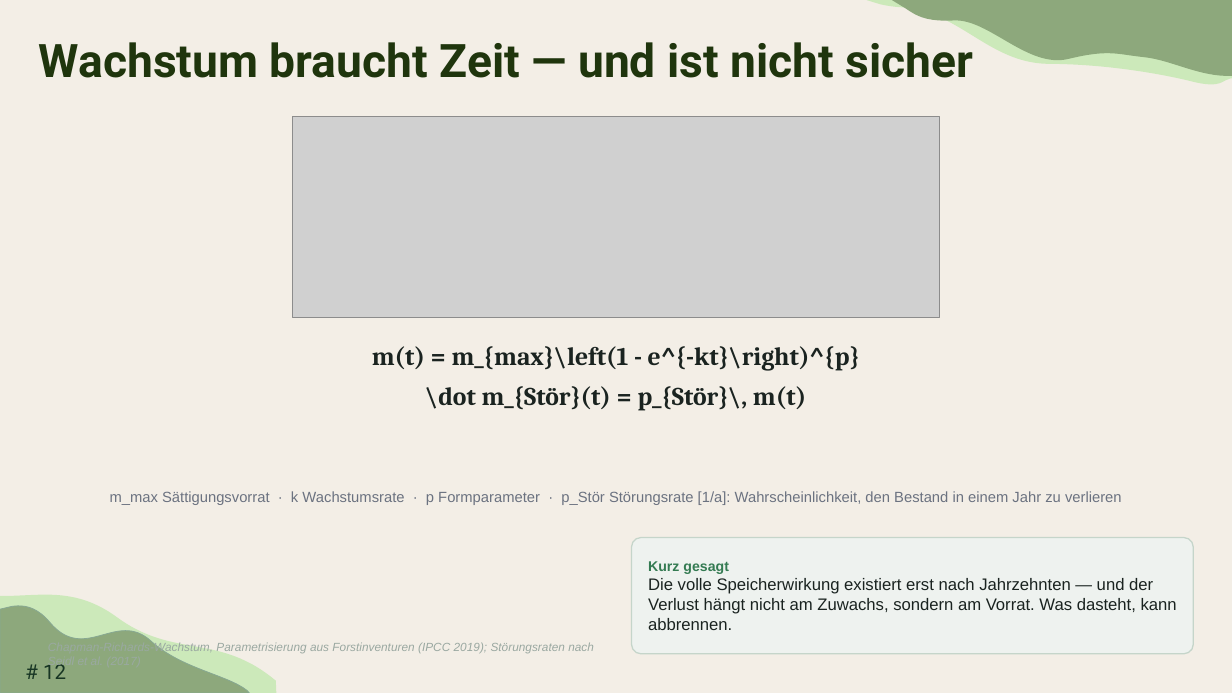
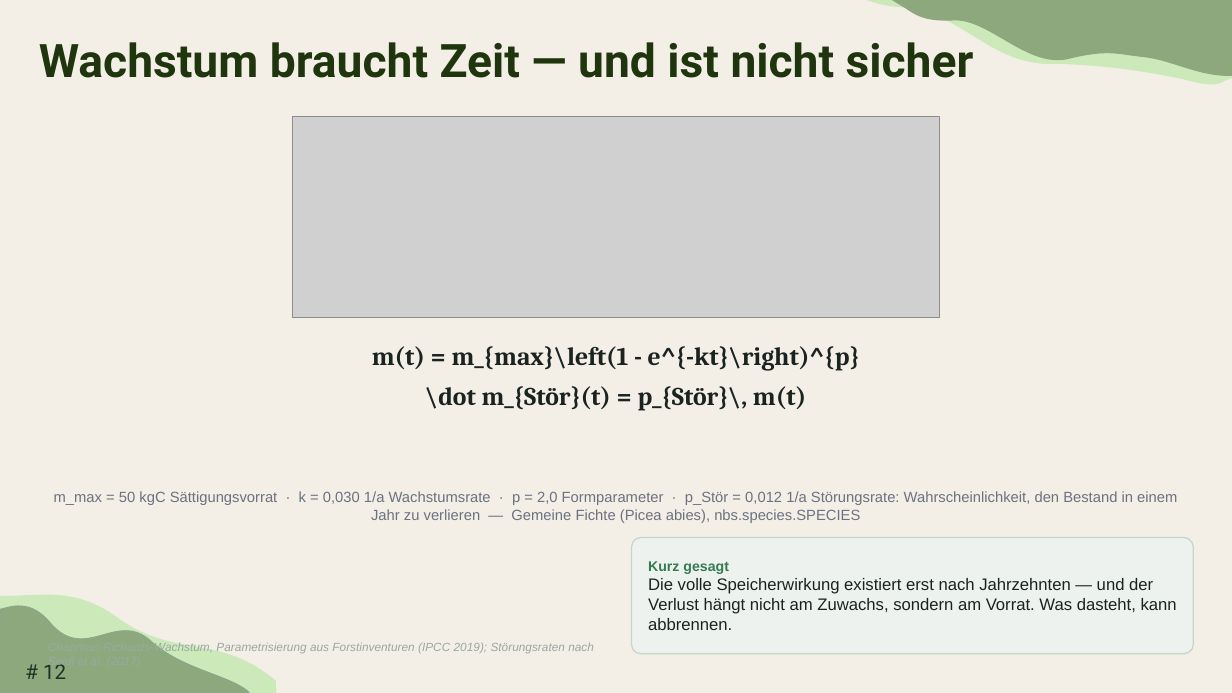
Before and after one commit to TimoDiepers/woodway, a slide deck: slide 12 of docs/slides/dissvortrag.pptx. Drawn at 1232x693 pixels with LibreOffice and Linux fonts; fonts in the diff are those of the drawing; grey boxes stand for pictures; background and template pictures are left out. Boxes give left, top, right and bottom in pixels: in the first picture for what was removed or moved away, otherwise in the second. Text is boxed around its words. In the diff, an @@ line names an element or a change of style, - is before the commit and + after.

```diff
--- a/docs/slides/dissvortrag.pptx
+++ b/docs/slides/dissvortrag.pptx
@@ text at [54,491,1177,523]: text changed @@
-m_max Sättigungsvorrat · k Wachstumsrate · p Formparameter · p_Stör Störungsrate [1/a]: Wahrscheinlichkeit, den Bestand in einem Jahr zu verlieren
+m_max = 50 kgC Sättigungsvorrat · k = 0,030 1/a Wachstumsrate · p = 2,0 Formparameter · p_Stör = 0,012 1/a Störungsrate: Wahrscheinlichkeit, den Bestand in einem Jahr zu verlieren — Gemeine Fichte (Picea abies), nbs.species.SPECIES
```
Also in this commit, not shown: 2 other slides changed, 2 other files.
